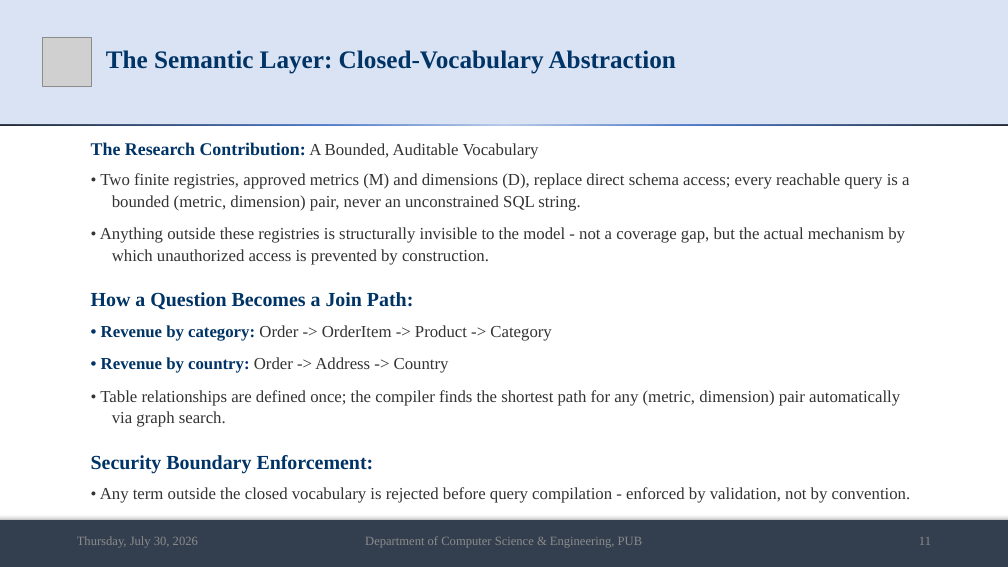
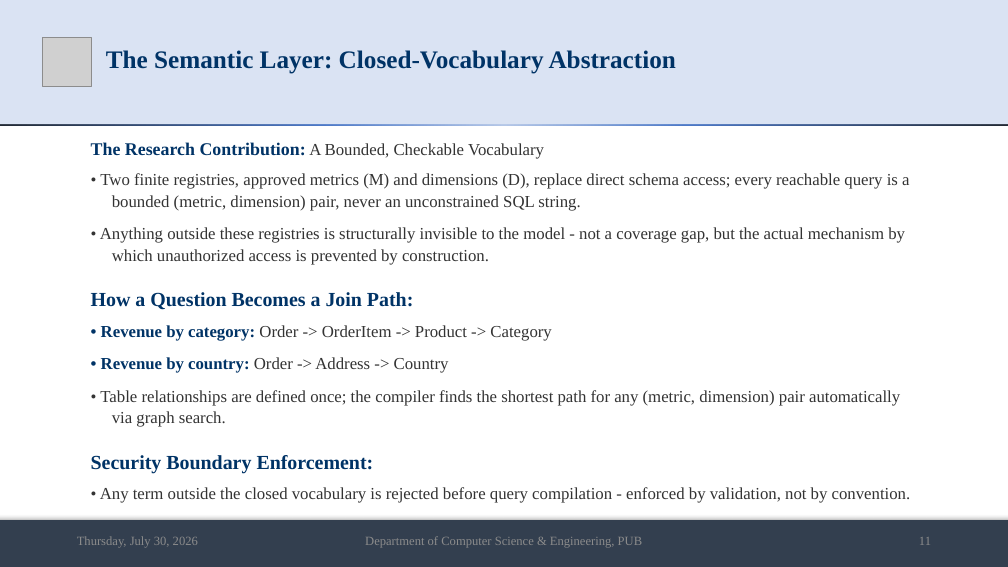
Before and after one commit to md-riaz/AEGIS-Research, a slide deck: slide 11 of docs/scripts/Md_Riaz_Mid_Defense_Final_0322310105101024.pptx. Drawn at 1008x567 pixels with LibreOffice and Linux fonts; fonts in the diff are those of the drawing; grey boxes stand for pictures. Boxes give left, top, right and bottom in pixels: in the first picture for what was removed or moved away, otherwise in the second. Text is boxed around its words. In the diff, an @@ line names an element or a change of style, - is before the commit and + after.

```diff
--- a/docs/scripts/Md_Riaz_Mid_Defense_Final_0322310105101024.pptx
+++ b/docs/scripts/Md_Riaz_Mid_Defense_Final_0322310105101024.pptx
@@ text at (x1=91, y1=142, x2=544, y2=159): text changed @@
-The Research Contribution: A Bounded, Auditable Vocabulary
+The Research Contribution: A Bounded, Checkable Vocabulary
```
Also in this commit, not shown: 3 other slides changed, 5 other files.
